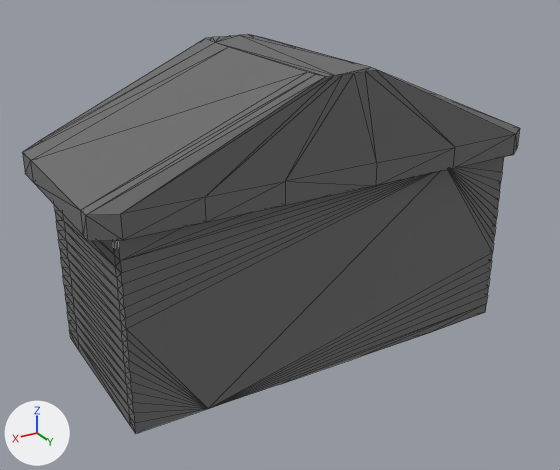
The FBX model Assets/Resources/101_DevelopPJHScene/8_Models/out/home2/home2@out_open_s.FBX: old version first, new version second.
Rendered twice from a 50 mm lens placed at (2.42, 3.26, 2.2), pointed at (0.47, 0.01, 0.57). Arrows for +X, +Y and +Z are at lower left; the lights stay in place. Mesh edges are drawn as thin lines. Where no turn or scale is listed for an object, it has been applied to the vertices. Vertices at the same position are counted once.

The older version as bpy lines, for what is in view:
```python
me_mesh = bpy.data.meshes.new('Mesh')
me_mesh.from_pydata(...)  # 464 vertices, 770 faces; spans x -0.78..1.62, y -0.65..0.53, z 0.0..1.52
# faces by material slot: [596, 59, 7, 108]
me_mesh.materials.append(mat_09___default)  # dark grey #6c6c6c
me_mesh.materials.append(mat_07___default)  # orange #c05800
me_mesh.materials.append(mat_04___default)  # white #cfebef
me_mesh.materials.append(mat_01___default)  # brown #552a00
me_mesh_002 = bpy.data.meshes.new('Mesh.002')
me_mesh_002.from_pydata(...)  # 44 vertices, 42 faces; spans x -0.66..1.5, y 0.46..0.47, z 0.0..0.97
me_mesh_002.materials.append(mat_09___default)  # dark grey #6c6c6c
ob_box001 = bpy.data.objects.new('Box001', me_mesh)
ob_box001.location = (0.0, 0.0, 0.0)
ob_object002 = bpy.data.objects.new('Object002', me_mesh_002)
ob_object002.location = (0.0, 0.0, 0.0)
```
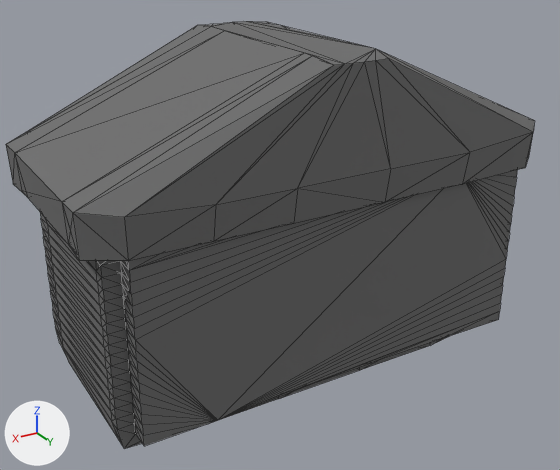
The change, as a list of edits to the scene's bpy script:
```text
Change me_mesh:
    used by ob_box001; location = (0.0, 0.0, 0.0)
    remove me_mesh.from_pydata(...)  # 464 vertices, 770 faces; spans x -0.78..1.62, y -0.65..0.53, z 0.0..1.52
    add me_mesh.from_pydata(...)  # 930 vertices, 1800 faces; spans x -0.85..1.69, y -0.75..0.63, z -0.08..1.6
    me_mesh part 2: 466 vertices added at x -0.85..1.69, y -0.75..0.63, z -0.08..1.6
Change me_mesh_002:
    used by ob_object002; location = (0.0, 0.0, 0.0)
    remove me_mesh_002.from_pydata(...)  # 44 vertices, 42 faces; spans x -0.66..1.5, y 0.46..0.47, z 0.0..0.97
    add me_mesh_002.from_pydata(...)  # 88 vertices, 172 faces; spans x -0.66..1.5, y 0.46..0.57, z 0.0..0.97
    me_mesh_002 part 1
    3 vertices are added at (0.75, 0.57, 0.02), (-0.24, 0.57, 0.02), (0.25, 0.57, 0.02)
    41 new vertices lie (0.0, 0.1, 0.0) away from vertices in x -0.66..1.5, y 0.46..0.47, z 0.0..0.97
    130 new faces join them
```

Boxes [x1, y1, x2, y2] around the edits, measured in the pictures (560 x 470 px):
'Box001', reshaped (6% wider, 7% taller): before [22, 34, 520, 434]; after [6, 21, 535, 449]
'Object002', reshaped: before [118, 157, 504, 433]; after [120, 170, 518, 446]
part 1 of me_mesh_002, added: after [120, 170, 518, 446]
part 2 of me_mesh, added: after [6, 21, 535, 449]
